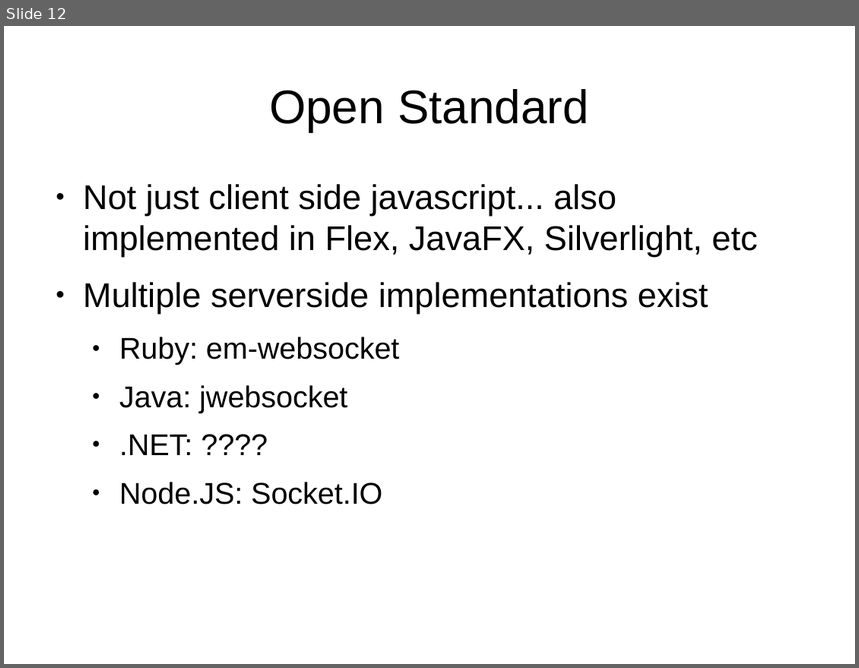
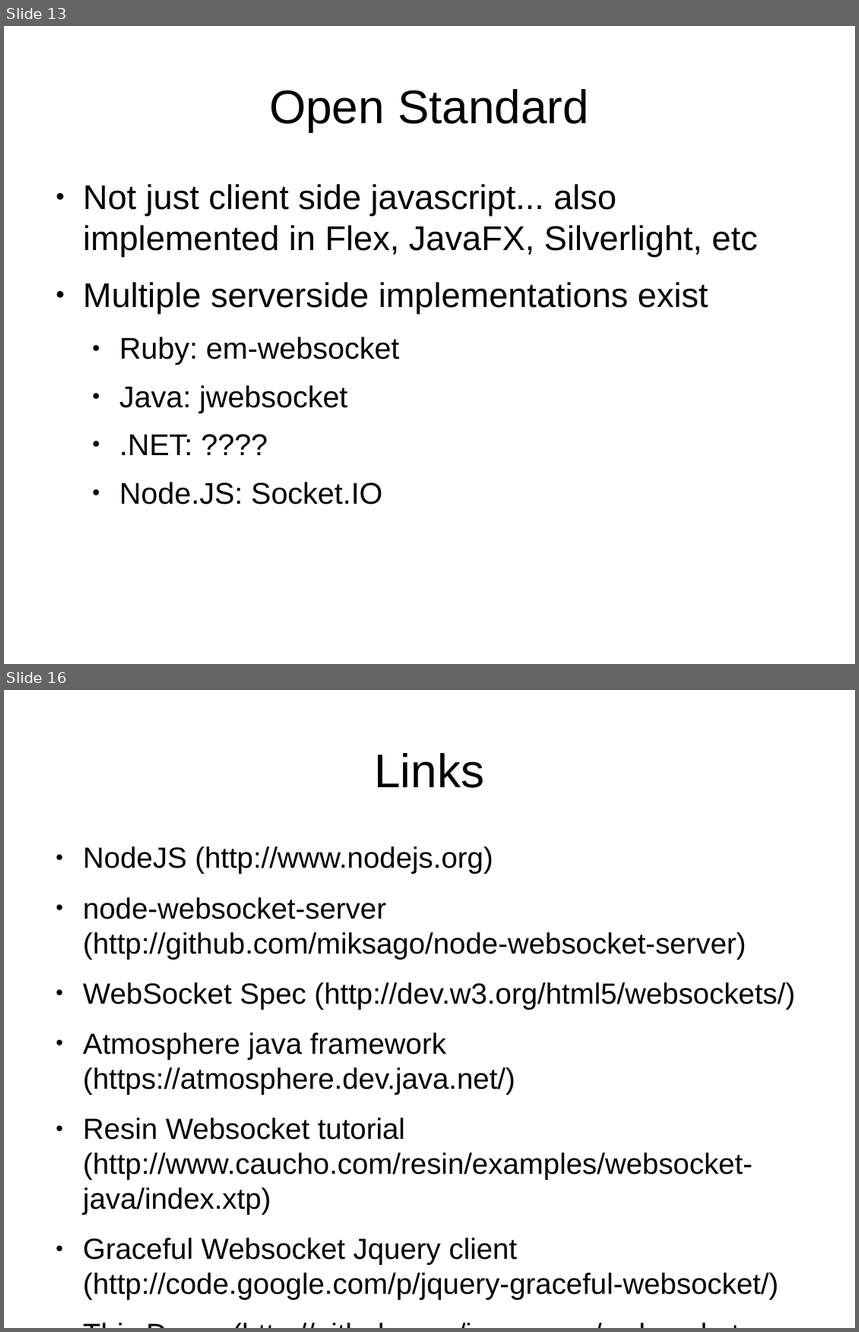
Before and after one commit to jamescarr/websockets-demo, a slide deck: ws.odp. Shown one above the other, each under a label of ours: slide 12 before the commit, slides 13 and 16 after it; the slides between them are not shown. The pictures are 859x668 and 859x1332 pixels, drawn with LibreOffice and Linux fonts; fonts in the diff are those of the drawing. Boxes give left, top, right and bottom in pixels: in the first picture for what was removed or moved away, otherwise in the second. Text is boxed around its words. In the diff, an @@ line names an element or a change of style, - is before the commit and + after.

Commit message:
modified examples slightly

```diff
--- a/ws.odp
+++ b/ws.odp
@@ slide 16 added at (4, 690, 855, 1328), background #FFFFFF @@
@@ title added at (374, 753, 484, 788), 44 pt, text #000000 @@
+Links
@@ text added at (83, 847, 795, 1300), 27.2 pt, text #000000 @@
+● NodeJS (http://www.nodejs.org)
+● node-websocket-server (http://github.com/miksago/node-websocket-server)
+● WebSocket Spec (http://dev.w3.org/html5/websockets/)
+● Atmosphere java framework (https://atmosphere.dev.java.net/)
+● Resin Websocket tutorial (http://www.caucho.com/resin/examples/websocket-java/index.xtp)
+● Graceful Websocket Jquery client (http://code.google.com/p/jquery-graceful-websocket/)
+● This Demo (http://github.com/jamescarr/websockets-demo)
@@ what was slide 12 is now slide 13 @@
```
Also in this commit, not shown: 3 slides changed, 3 other slides added, 5 slides removed, 4 other files.
